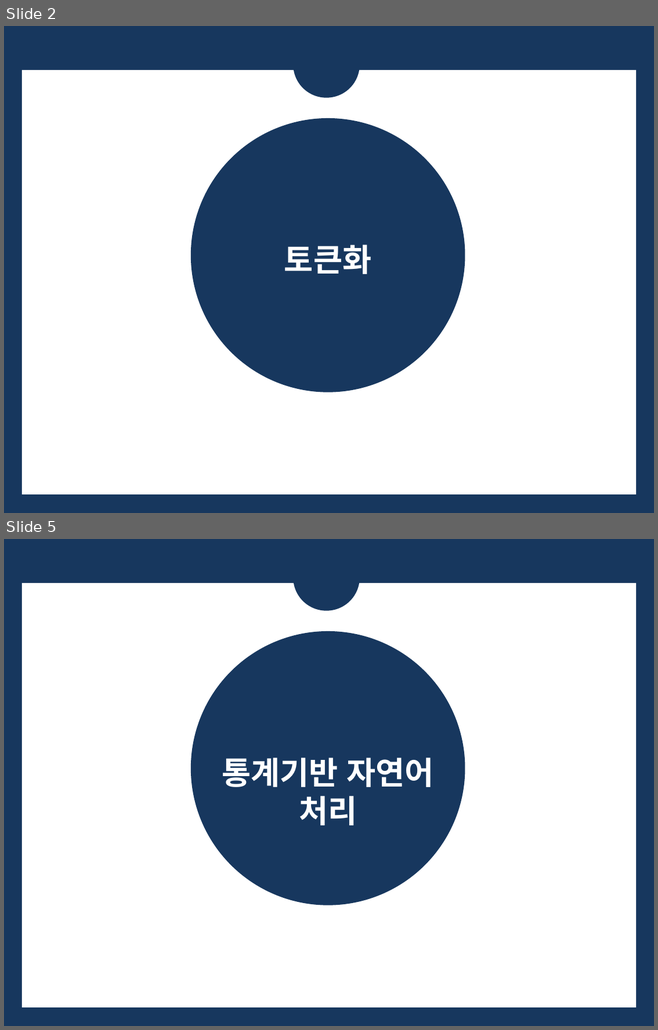
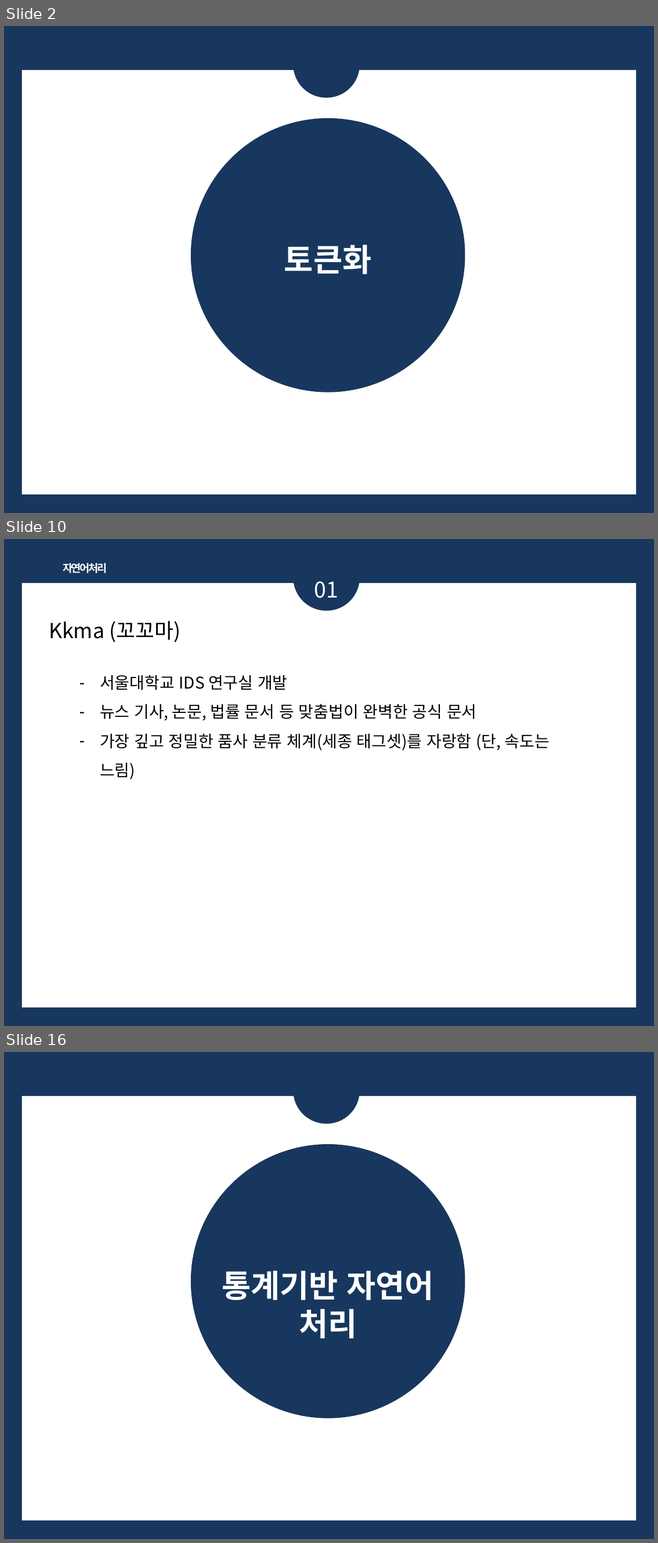
Before and after one commit to bsmoon-86/multicam_2025, a slide deck: PPT/자연어처리_정리.pptx. Shown one above the other, each under a label of ours: slides 2 and 5 before the commit, slides 2, 10 and 16 after it; the slides between them are not shown. The pictures are 658x1030 and 658x1543 pixels, drawn with LibreOffice and Linux fonts; fonts in the diff are those of the drawing. Boxes give left, top, right and bottom in pixels: in the first picture for what was removed or moved away, otherwise in the second. Text is boxed around its words. In the diff, an @@ line names an element or a change of style, - is before the commit and + after.

```diff
--- a/PPT/자연어처리_정리.pptx
+++ b/PPT/자연어처리_정리.pptx
@@ slide 10 added at bbox=[4, 539, 654, 1026], background #17375E; not listed: 1 template element that a slide beside it also shows @@
@@ ellipse added at bbox=[293, 544, 360, 610], fill #17375E @@
@@ text added at bbox=[63, 563, 107, 573], 12 pt, text #FFFFFF, bold @@
+자연어처리
@@ text added at bbox=[314, 581, 338, 598], 24 pt, text #FFFFFF @@
+01
@@ text added at bbox=[49, 621, 180, 642], 23 pt, text #000000 @@
+Kkma (꼬꼬마)
@@ text added at bbox=[100, 675, 549, 780], 18 pt, text #000000 @@
+– 서울대학교 IDS 연구실 개발
+– 뉴스 기사, 논문, 법률 문서 등 맞춤법이 완벽한 공식 문서
+– 가장 깊고 정밀한 품사 분류 체계(세종 태그셋)를 자랑함 (단, 속도는 느림)
@@ what was slide 5 is now slide 16 @@
```
Also in this commit, not shown: 2 slides changed, 10 other slides added, 1 other file.
